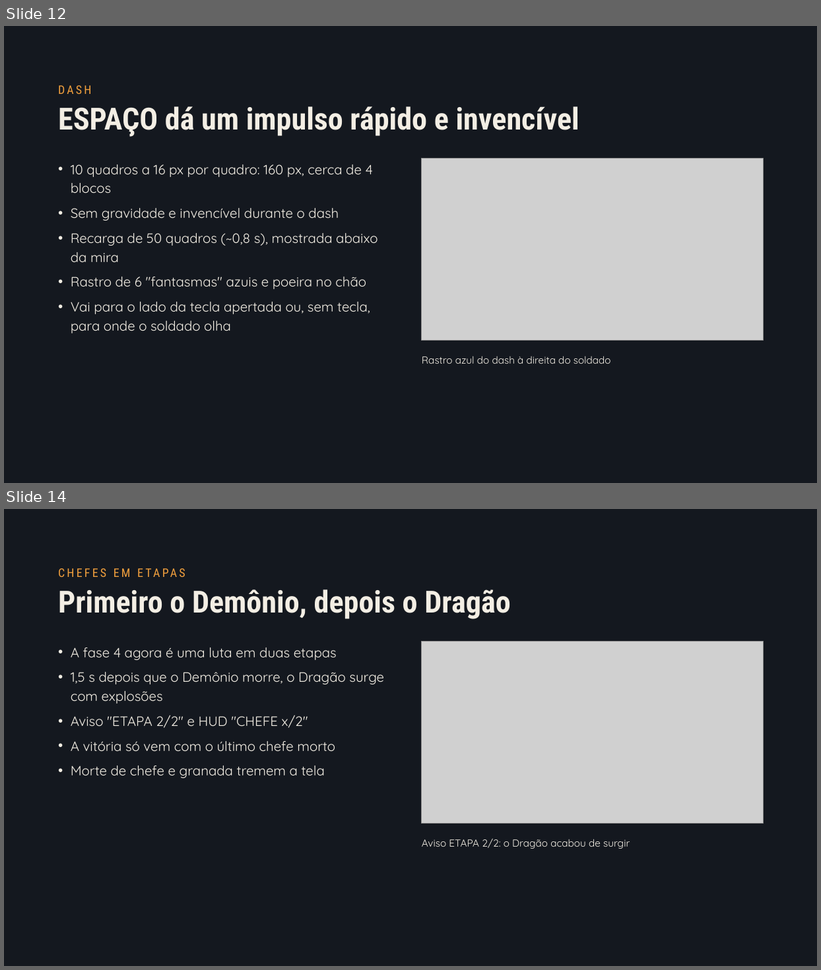
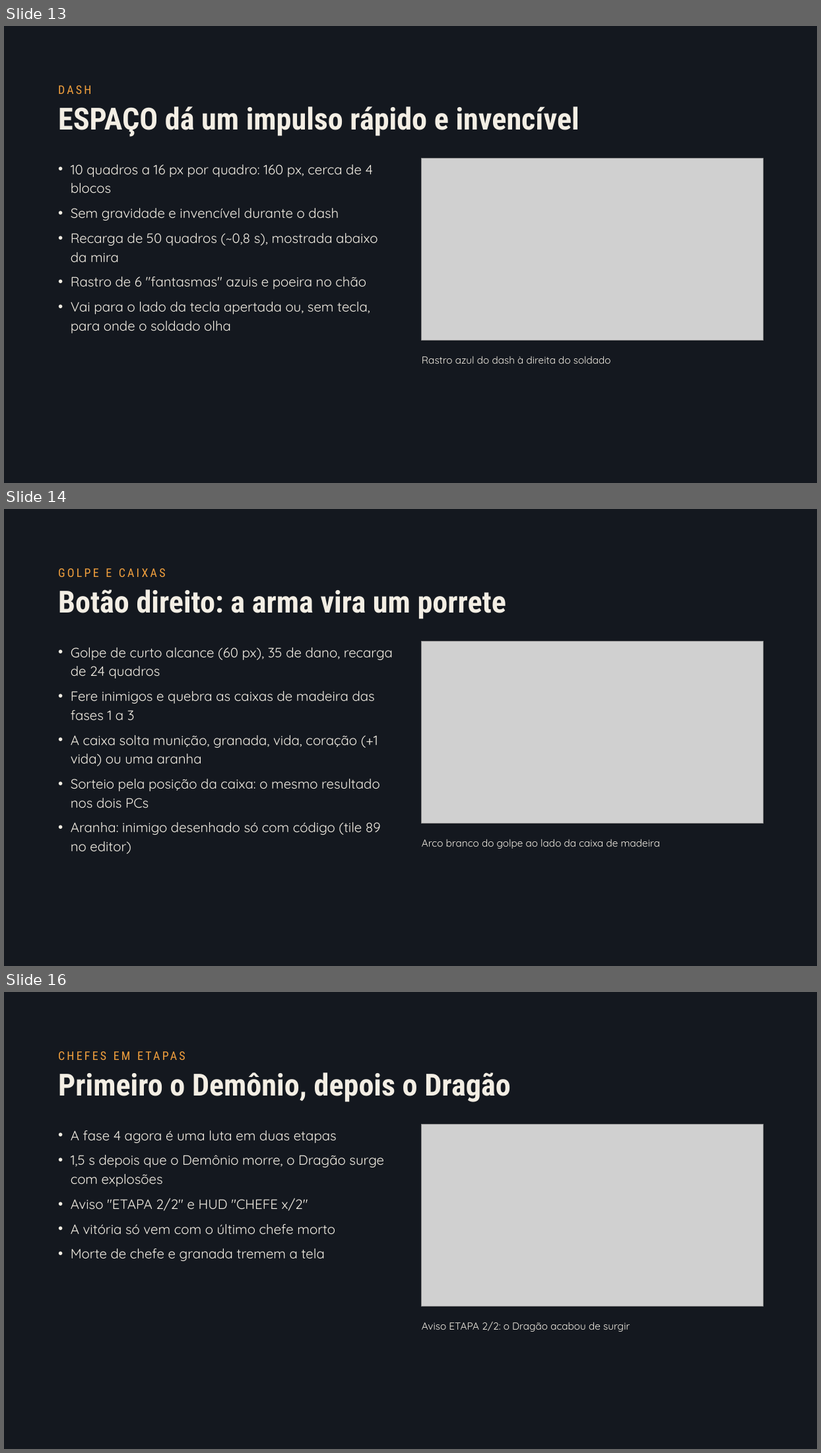
Before and after one commit to pedromota05/TrabalhoTACIII-PyShooter, a slide deck: docs/apresentacao/2026-11-22_slides-pyshooter_v3.pptx. Shown one above the other, each under a label of ours: slides 12 and 14 before the commit, slides 13, 14 and 16 after it; the slides between them are not shown. The pictures are 821x970 and 821x1453 pixels, drawn with LibreOffice and Linux fonts; fonts in the diff are those of the drawing; grey boxes stand for pictures. Boxes give left, top, right and bottom in pixels: in the first picture for what was removed or moved away, otherwise in the second. Text is boxed around its words. In the diff, an @@ line names an element or a change of style, - is before the commit and + after.

Commit message:
docs: GDD, slides v3 e guia de estudo com golpe, caixas, aranhas, hordas, tela cheia e músicas

```diff
--- a/docs/apresentacao/2026-11-22_slides-pyshooter_v3.pptx
+++ b/docs/apresentacao/2026-11-22_slides-pyshooter_v3.pptx
@@ slide 14 added at bbox=[4, 509, 817, 966], background #14181F @@
@@ text added at bbox=[58, 568, 166, 577], 14 pt, text #F2A03D @@
+GOLPE E CAIXAS
@@ title added at bbox=[58, 590, 506, 619], 36 pt, text #F3EEE4, bold @@
+Botão direito: a arma vira um porrete
@@ picture added at bbox=[422, 642, 764, 824] @@
@@ text added at bbox=[71, 648, 393, 854], 16 pt, text #F3EEE4 @@
+• Golpe de curto alcance (60 px), 35 de dano, recarga de 24 quadros
+• Fere inimigos e quebra as caixas de madeira das fases 1 a 3
+• A caixa solta munição, granada, vida, coração (+1 vida) ou uma aranha
+• Sorteio pela posição da caixa: o mesmo resultado nos dois PCs
+• Aranha: inimigo desenhado só com código (tile 89 no editor)
@@ text added at bbox=[422, 839, 660, 849], 12 pt, text #F3EEE4 @@
+Arco branco do golpe ao lado da caixa de madeira
@@ what was slide 12 is now slide 13 @@
@@ what was slide 14 is now slide 16 @@
```
Also in this commit, not shown: 3 slides changed, 2 other slides added, 1 slide removed, 12 other files.
